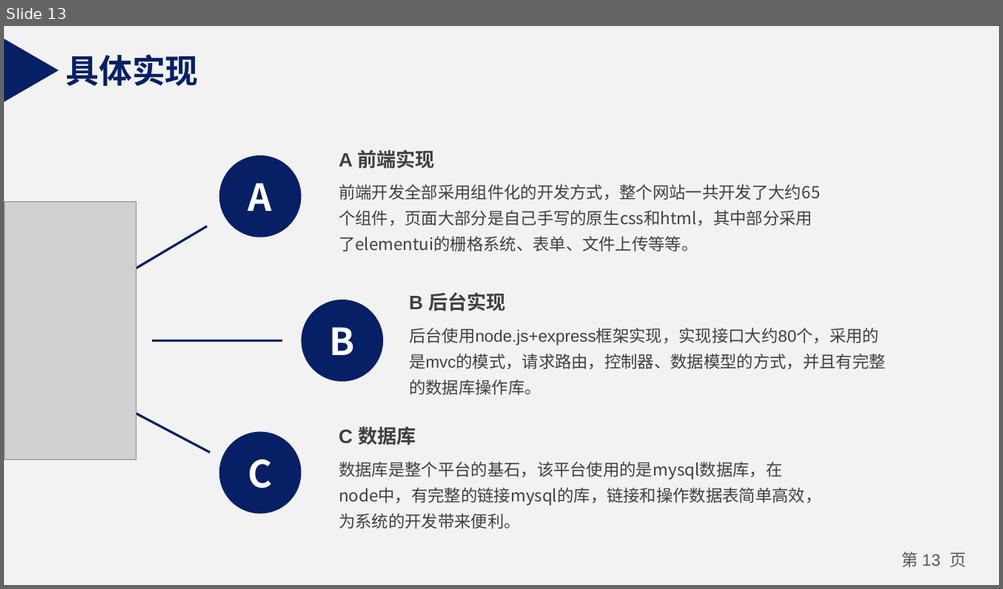
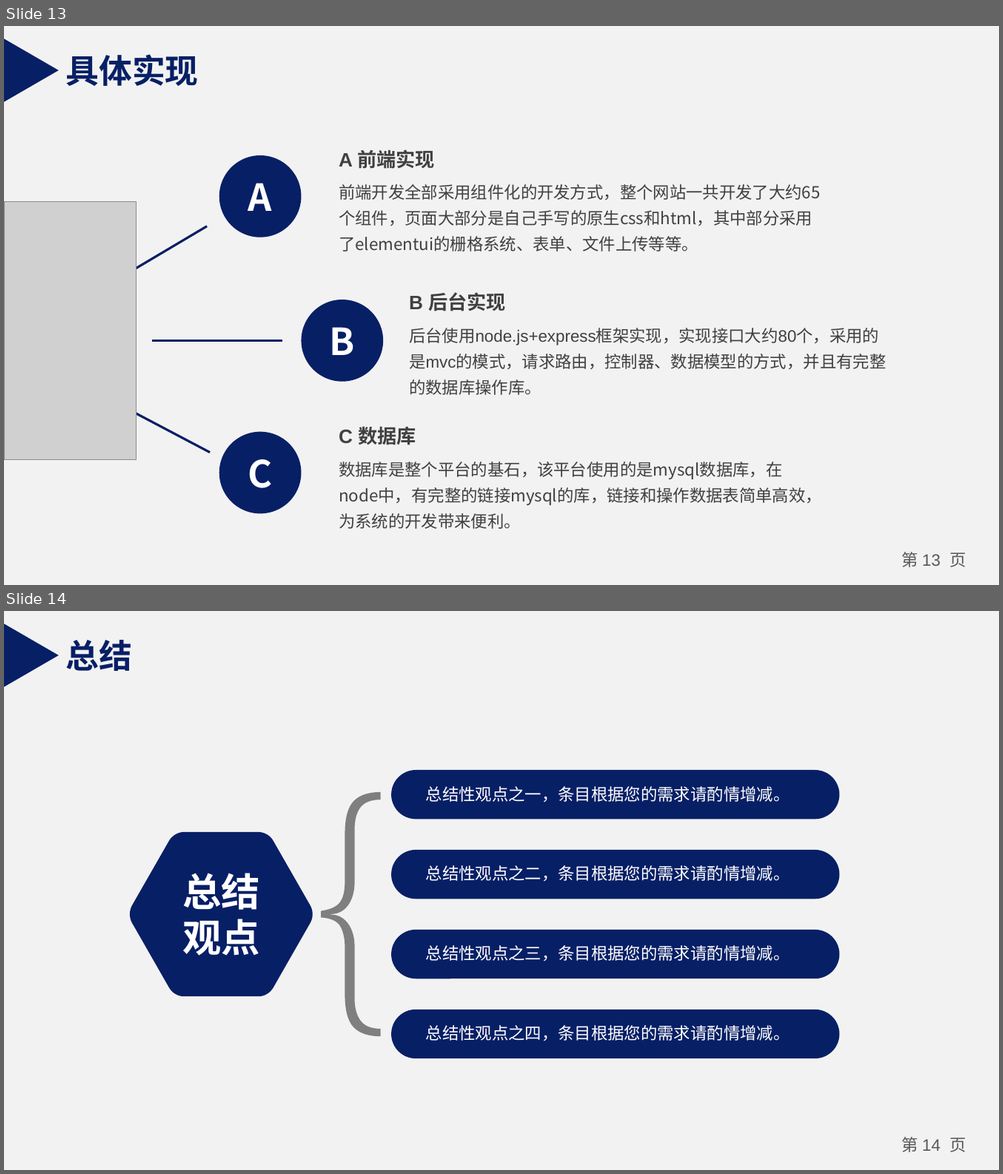
Before and after one commit to 19802358620/Course, a slide deck: 演示ppt/诚信工长装修平台的设计与实现.pptx. Shown one above the other, each under a label of ours: slide 13 before the commit, slides 13 and 14 after it. The pictures are 1003x589 and 1003x1174 pixels, drawn with LibreOffice and Linux fonts; fonts in the diff are those of the drawing; grey boxes stand for pictures. Boxes give left, top, right and bottom in pixels: in the first picture for what was removed or moved away, otherwise in the second. Text is boxed around its words. In the diff, an @@ line names an element or a change of style, - is before the commit and + after.

```diff
--- a/演示ppt/诚信工长装修平台的设计与实现.pptx
+++ b/演示ppt/诚信工长装修平台的设计与实现.pptx
@@ slide 14 added at [4,611,999,1170], background #F2F2F2; not listed: 1 template element that a slide beside it also shows @@
@@ triangle added at [4,624,59,687], fill #071F65 @@
@@ text added at [65,640,132,671], 32 pt, text #071F65, bold @@
+总结
@@ rounded rectangle added at [391,770,839,819], fill #071F65 @@
@@ text added at [426,786,790,803], 16 pt, text #FFFFFF @@
+总结性观点之一，条目根据您的需求请酌情增减。
@@ freeform shape added at [321,792,381,1037], fill #7F7F7F @@
@@ freeform shape added at [130,832,313,997], fill #071F65 @@
@@ rounded rectangle added at [391,850,839,899], fill #071F65 @@
@@ text added at [182,873,260,956], 37.3 pt, text #FFFFFF, bold @@
+总结观点
@@ text added at [426,866,790,882], 16 pt, text #FFFFFF @@
+总结性观点之二，条目根据您的需求请酌情增减。
@@ rounded rectangle added at [391,930,839,979], fill #071F65 @@
@@ text added at [426,945,790,962], 16 pt, text #FFFFFF @@
+总结性观点之三，条目根据您的需求请酌情增减。
@@ rounded rectangle added at [391,1010,839,1059], fill #071F65 @@
@@ text added at [426,1025,790,1042], 16 pt, text #FFFFFF @@
+总结性观点之四，条目根据您的需求请酌情增减。
```
Also in this commit, not shown: 3 slides changed, 17 other files.
